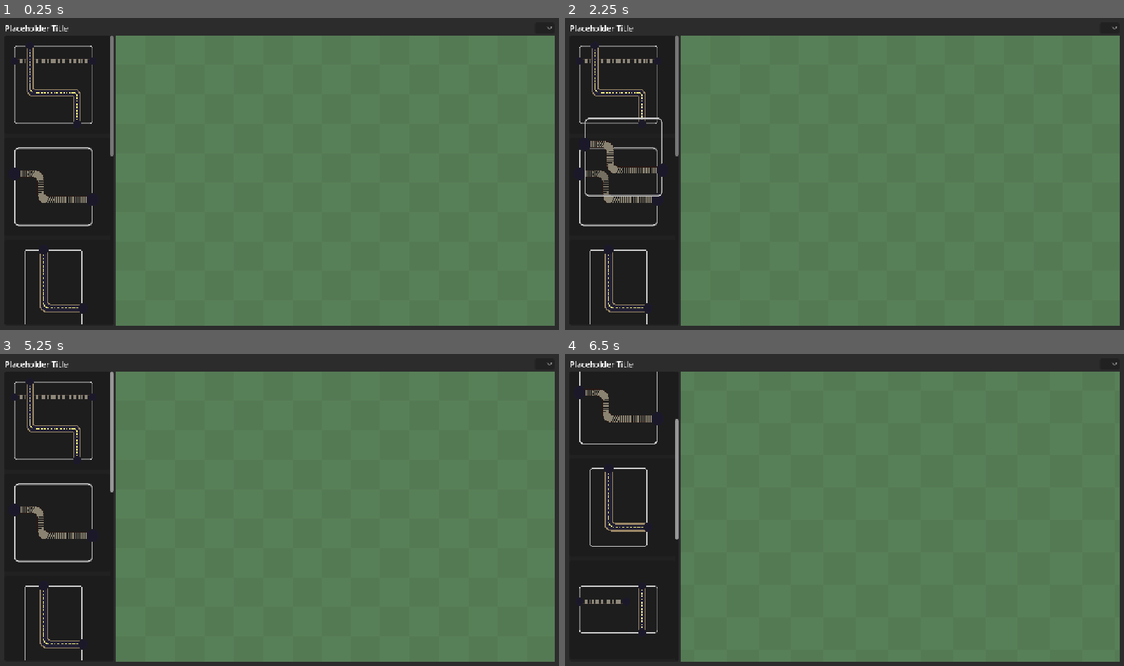
Above: before the commit, frames 1-4 (two rows, left to right).
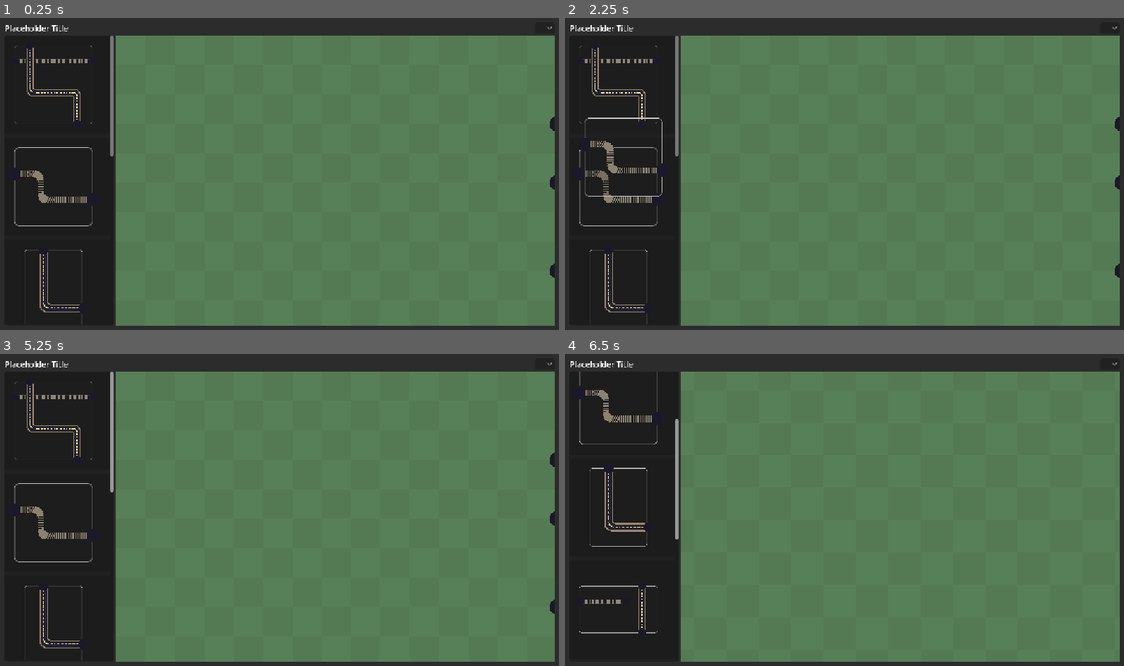
Above: after the commit, the same moments.

Repository: WishingWillow/photoshop-game
Game: Godot game, scene res://UI/ui.tscn
Same seed, same stepped clock (60 frames per second), same inputs: the game is played once before the commit and once after it.
Inputs (mouse positions are in pixels of both pictures, inside the frame that each line leads up to):
- Up to frame 1 (0.25 s): no input
- Up to frame 2 (2.25 s): tap Enter at 0.5 s; drag from (581, 46) to (581, 149) at 0.52 s; click (1107, 27) at 1.25 s; tap Space at 2 s; drag from (581, 149) to (581, 46) at 2.02 s
- Up to frame 3 (5.25 s): tap Enter at 2.75, 4.25 s; move the mouse to (22, 584) at 2.77 s; hold Mouse wheel up (zoom_in) 2.78-3.5 s; click (22, 584) at 2.92 s; tap Space at 3.5, 5 s; drag from (251, 572) to (16, 485) at 3.52 s; move the mouse to (447, 556) at 4.27 s; hold Middle mouse button (camera_drag_mod) 4.28-5 s; click (447, 556) at 4.42 s; drag from (111, 463) to (195, 432) at 5.02 s
- Up to frame 4 (6.5 s): move the mouse to (872, 510) at 5.77 s; hold Mouse wheel up (zoom_in) from 5.78 s (still down); click (872, 510) at 5.92 s

The runs differ from the first frame. In frame 1, 0.6% of the frame differs, in the area x 2-100%, y 8-99%; in frame 2, 0.7%; in frame 3, 0.6%; in frame 4, 0.4%.

Commit message:
levels load on playspace

Diff:
--- a/Assets/Resources/Levels/level2.tres
+++ b/Assets/Resources/Levels/level2.tres
@@ -22,5 +22,5 @@
 [resource]
 script = ExtResource("2_2y4c6")
 size = Vector2i(7, 6)
-paths = Array[ExtResource("1_o03dr")]([SubResource("Resource_2gg76"), null])
+paths = Array[ExtResource("1_o03dr")]([SubResource("Resource_2gg76")])
 metadata/_custom_type_script = "uid://blbxmua7tt4nf"
--- a/Assets/Resources/layer_box.tres
+++ b/Assets/Resources/layer_box.tres
@@ -6,6 +6,7 @@
 border_width_top = 3
 border_width_right = 3
 border_width_bottom = 3
+border_blend = true
 corner_radius_top_left = 10
 corner_radius_top_right = 10
 corner_radius_bottom_right = 10
--- a/Assets/Resources/level_box.tres
+++ b/Assets/Resources/level_box.tres
@@ -1,7 +1,7 @@
 [gd_resource type="StyleBoxFlat" format=3 uid="uid://c2ujk2yu2av3u"]
 
 [resource]
-bg_color = Color(0.6, 0.6, 0.6, 0.3019608)
+bg_color = Color(0.472574, 0.6451023, 0.57202154, 0.3019608)
 border_width_left = 3
 border_width_top = 3
 border_width_right = 3
@@ -10,3 +10,4 @@
 corner_radius_top_right = 10
 corner_radius_bottom_right = 10
 corner_radius_bottom_left = 10
+shadow_size = 3
--- a/Scripts/level.gd
+++ b/Scripts/level.gd
@@ -24,11 +24,27 @@
 var level_caps : Array[CapPair]
 
 
+static func create(data_in : LayerData) -> Level:
+	var layer := Level.new()
+	layer.data = data_in
+	return layer
+
+
 func _ready() -> void:
 	_init_segments()
 	_init_caps()
 
 	notify_layer_placement.connect(check_layer_intersection)
+
+	z_as_relative = false
+	z_index = Consts.ZIndex.LEVEL_BACKGROUND
+
+
+func _draw() -> void:
+	# draw box
+	draw_style_box(
+		preload("res://Assets/Resources/level_box.tres"),
+		Rect2(Vector2.ZERO, Util.scale_vec_to_unit_size(rect.size)))
 
 
 func check_layer_intersection(layer : AbstractLayer) -> void:
--- a/Scripts/playspace.gd
+++ b/Scripts/playspace.gd
@@ -1,8 +1,6 @@
 class_name Playspace
 extends Node2D
 
-## How large the playspace should be relative to the viewport size
-const PLAYSPACE_SCALE : int = 2
 
 var playspace_size : Vector2
 
@@ -12,13 +10,31 @@
 	instance.add_child(layer)
 	layer.snap_to_playspace()
 
+const levels : Array[LayerData] = [
+	preload("res://Assets/Resources/Levels/level1.tres"),
+	preload("res://Assets/Resources/Levels/level2.tres"),
+	preload("res://Assets/Resources/Levels/level3.tres"),
+	preload("res://Assets/Resources/Levels/level4.tres"),
+	preload("res://Assets/Resources/Levels/level5.tres"),
+]
 
 func initialize() -> void:
-	playspace_size = get_viewport_rect().size * PLAYSPACE_SCALE
+	var viewport_size := get_viewport_rect().size
+	playspace_size = Vector2(viewport_size.x * 2, viewport_size.y * 5)
 	# grid should draw under all other elements
 	z_index = Consts.ZIndex.BACKGROUND
 	z_as_relative = false
 	queue_redraw()
+
+	var level_position := Vector2(playspace_size.x / 2, 2 * Consts.UNIT_SCALE)
+	# setup levels
+	for level_data : LayerData in levels:
+		var level := Level.create(level_data)
+		level.position = level_position
+		level_position.y += (level_data.size.y + 2) * Consts.UNIT_SCALE
+		add_layer(level)
+
+
 
 func _ready() -> void:
 	instance = self
